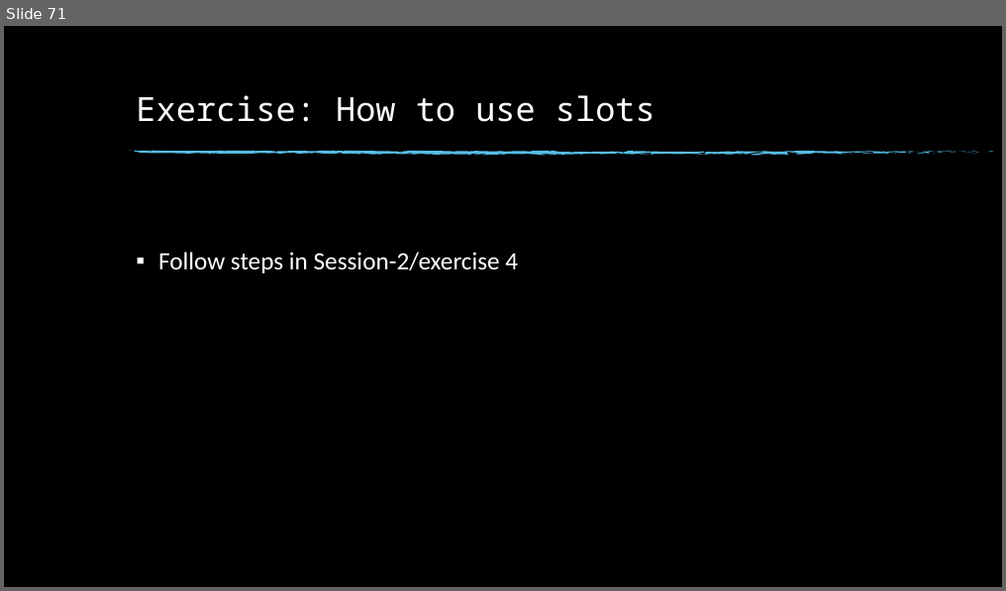
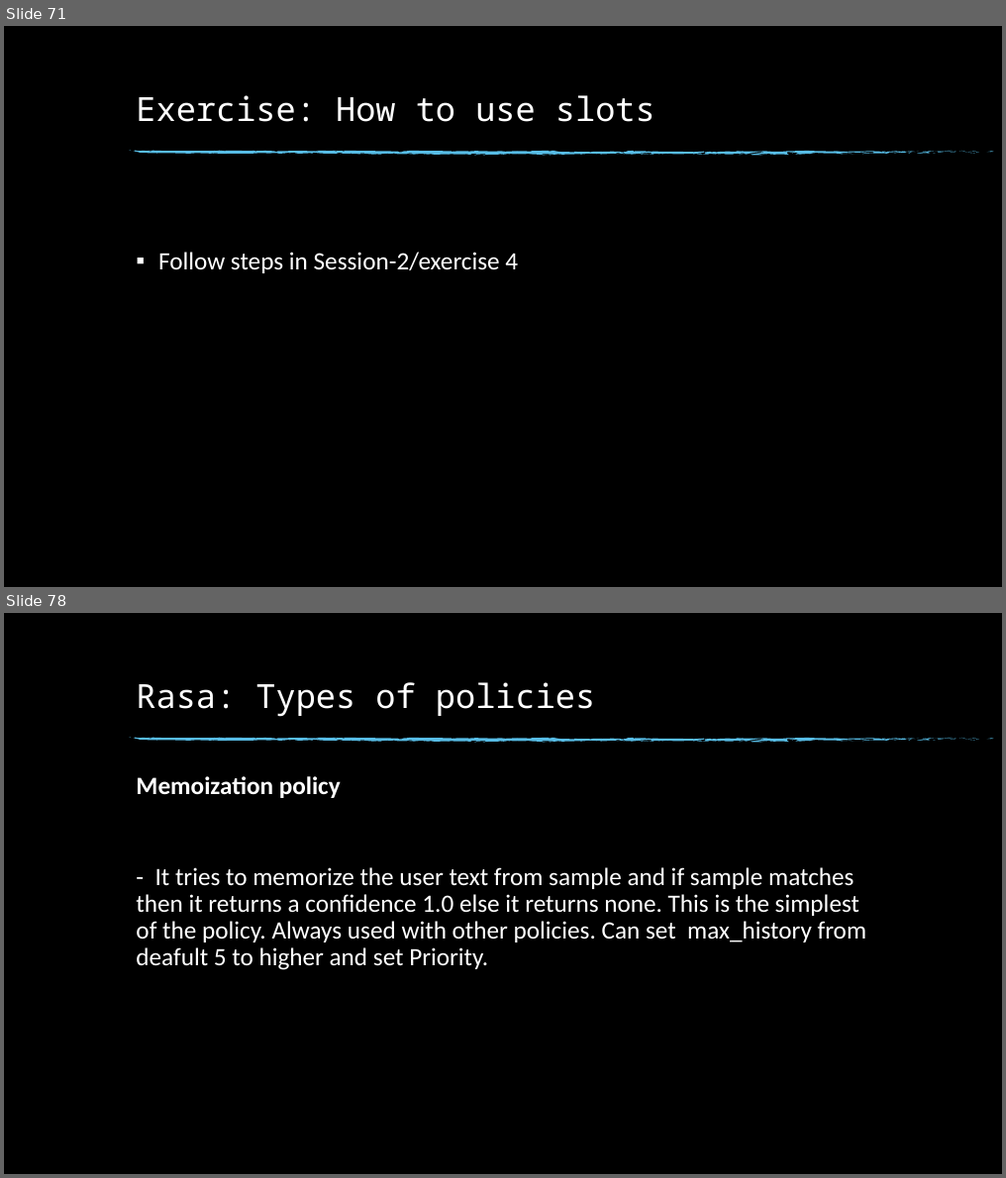
Before and after one commit to dinesh19aug/rasa-workshop, a slide deck: Natural Language Processing Workshop.pptx. Shown one above the other, each under a label of ours: slide 71 before the commit, slides 71 and 78 after it; the slides between them are not shown. The pictures are 1006x591 and 1006x1178 pixels, drawn with LibreOffice and Linux fonts; fonts in the diff are those of the drawing; background and template pictures are left out. Boxes give left, top, right and bottom in pixels: in the first picture for what was removed or moved away, otherwise in the second. Text is boxed around its words. In the diff, an @@ line names an element or a change of style, - is before the commit and + after.

```diff
--- a/Natural Language Processing Workshop.pptx
+++ b/Natural Language Processing Workshop.pptx
@@ slide 78 added at (4,613,1002,1174), background picture (left out); not listed: 74 template elements that a slide beside it also shows @@
@@ title added at (136,682,595,717), 32 pt, text #FFFFFF @@
+Rasa: Types of policies
@@ text added at (136,776,866,970), 24 pt, text #FFFFFF @@
+Memoization policy
+- It tries to memorize the user text from sample and if sample matches then it returns a confidence 1.0 else it returns none. This is the simplest of the policy. Always used with other policies. Can set max_history from deafult 5 to higher and set Priority.
```
Also in this commit, not shown: 11 other slides added, 32 other files.
